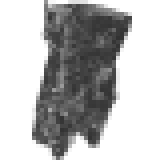
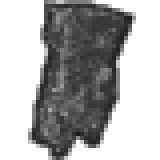
Layered file, before and after one edit (160×160). Changes by layer:
added layer "outline" above "Pasted Layer" over [28, 0, 136, 160]
